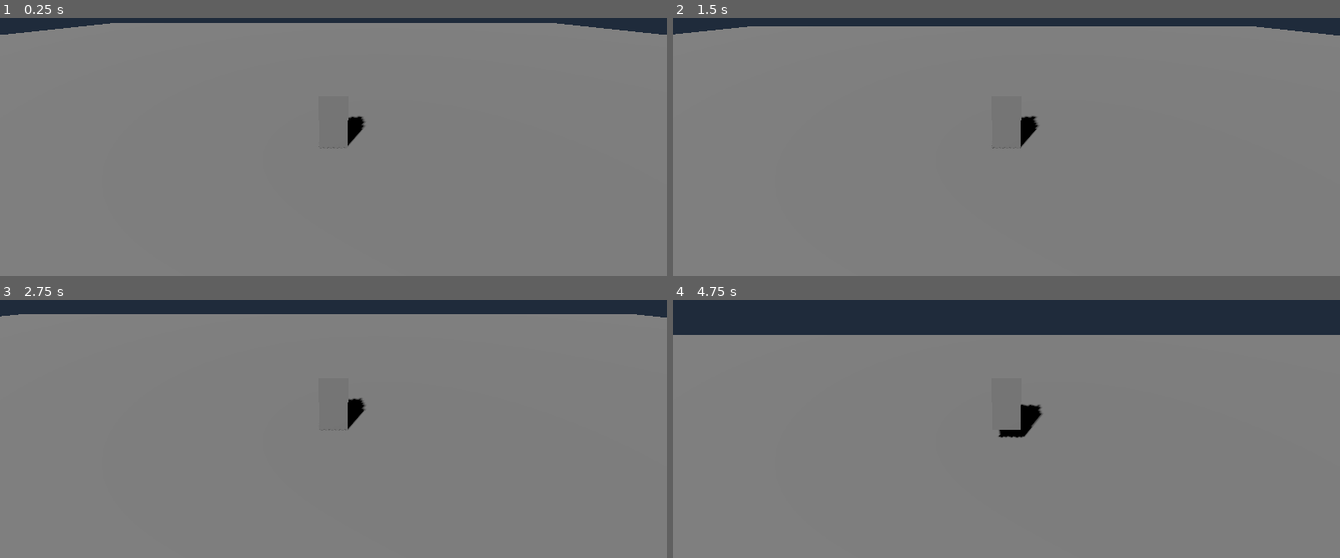
Above: before the commit, frames 1-4 (two rows, left to right).
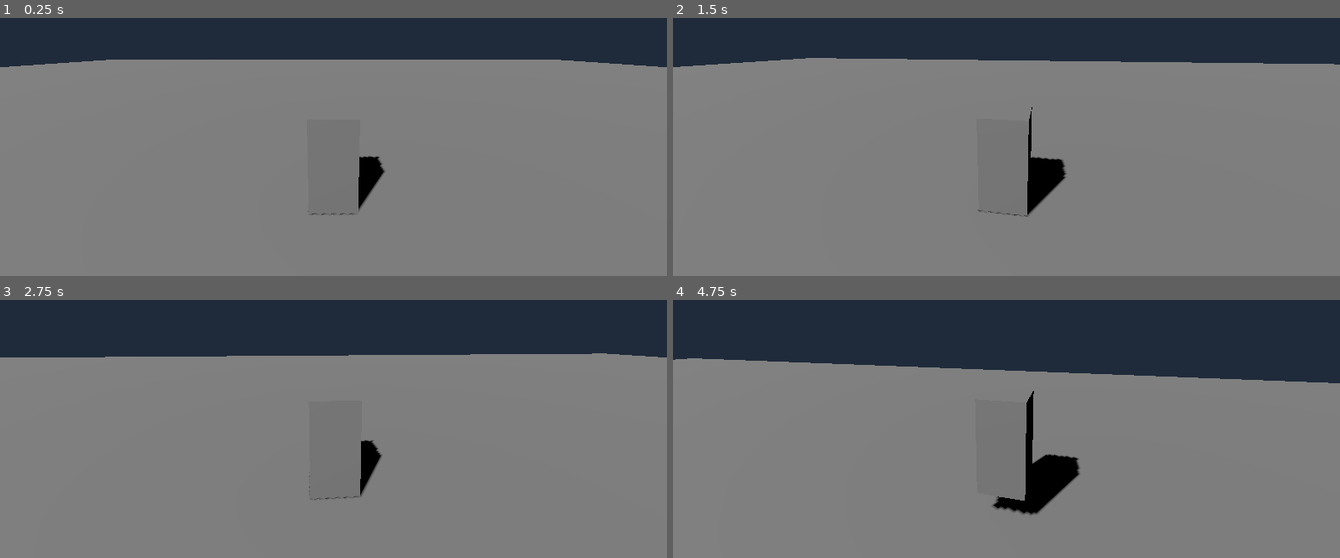
Above: after the commit, the same moments.

Repository: anirudhadebbarma031214-commits/ATA-1
Game: Godot game, scene res://scenes/main.tscn
The game is run twice, just before and just after one commit, with the same random seed, the same clock (stepped at 60 frames per second) and the same inputs.
Inputs (mouse positions are in pixels of both pictures, inside the frame that each line leads up to):
- Up to frame 1 (0.25 s): no input
- Up to frame 2 (1.5 s): tap Enter at 0.5 s; move the mouse to (1039, 87) at 0.52 s; hold Shift 0.53-1.28 s; hold W from 0.53 s (still down); tap Space at 0.77 s; move the mouse to (973, 90) at 1.27 s; tap Shift at 1.35 s
- Up to frame 3 (2.75 s): keep holding W; tap Space at 1.52 s; move the mouse to (346, 364) at 2.02 s; hold Shift from 2.03 s (still down)
- Up to frame 4 (4.75 s): keep holding W; move the mouse to (999, 377) at 2.77 s; release Shift at 2.78 s; tap Shift at 2.85, 4.35 s; tap Space at 3.02, 3.77, 4.52 s; move the mouse to (1053, 374) at 3.52 s; hold Shift 3.53-4.28 s; move the mouse to (953, 367) at 4.27 s

The runs differ from the first frame. In frame 1, 15% of the frame differs, in the area x 0-100%, y 1-77%; in frame 2, 14%; in frame 3, 17%, in the area x 0-100%, y 5-78%; in frame 4, 16%.
Error before the commit: Invalid assignment of property or key 'position' with value of type 'Vector3' on a base object of type 'null instance'. (res://scripts/player.gd:17)

Commit message:
Add third-person camera rig and HUD

Diff:
--- a/scenes/main.tscn
+++ b/scenes/main.tscn
@@ -1,6 +1,7 @@
-[gd_scene load_steps=6 format=3]
+[gd_scene load_steps=7 format=3]
 
 [ext_resource type="Script" path="res://scripts/player.gd" id="1_player"]
+[ext_resource type="Script" path="res://scripts/hud.gd" id="2_hud"]
 
 [sub_resource type="PlaneMesh" id="PlaneMesh_ground"]
 size = Vector2(100, 100)
@@ -36,10 +37,17 @@
 [node name="CollisionShape3D" type="CollisionShape3D" parent="Player"]
 shape = SubResource("BoxShape_player")
 
-[node name="Camera3D" type="Camera3D" parent="Player"]
-position = Vector3(0, 4, 8)
-rotation = Vector3(-0.35, 0, 0)
+[node name="CameraRig" type="Node3D" parent="Player"]
+
+[node name="SpringArm3D" type="SpringArm3D" parent="Player/CameraRig"]
+spring_length = 5.0
+collision_mask = 1
+
+[node name="Camera3D" type="Camera3D" parent="Player/CameraRig/SpringArm3D"]
 current = true
+
+[node name="HUD" type="CanvasLayer" parent="."]
+script = ExtResource("2_hud")
 
 [node name="DirectionalLight3D" type="DirectionalLight3D" parent="."]
 rotation = Vector3(-0.8, -0.5, 0)
